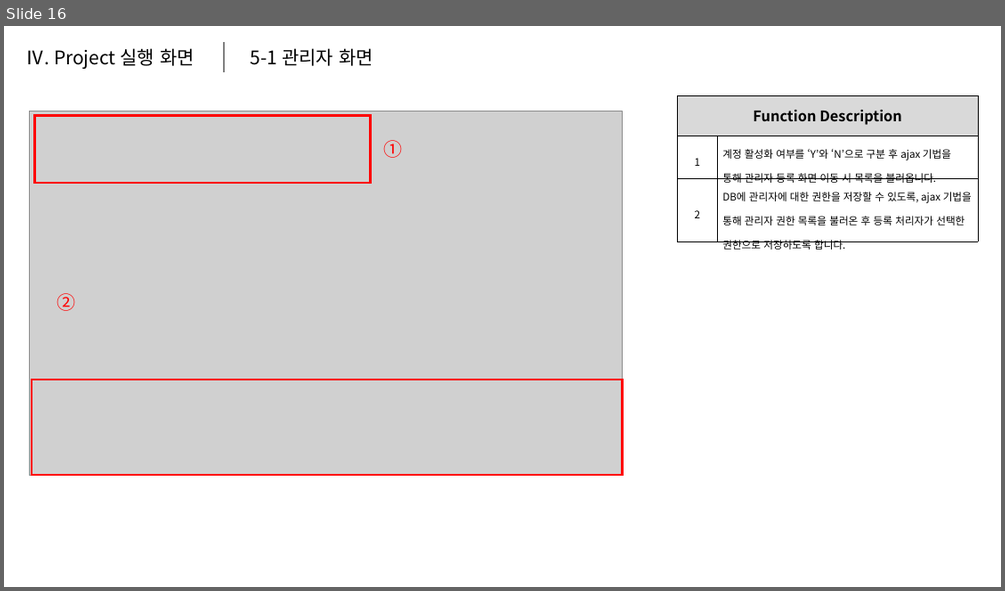
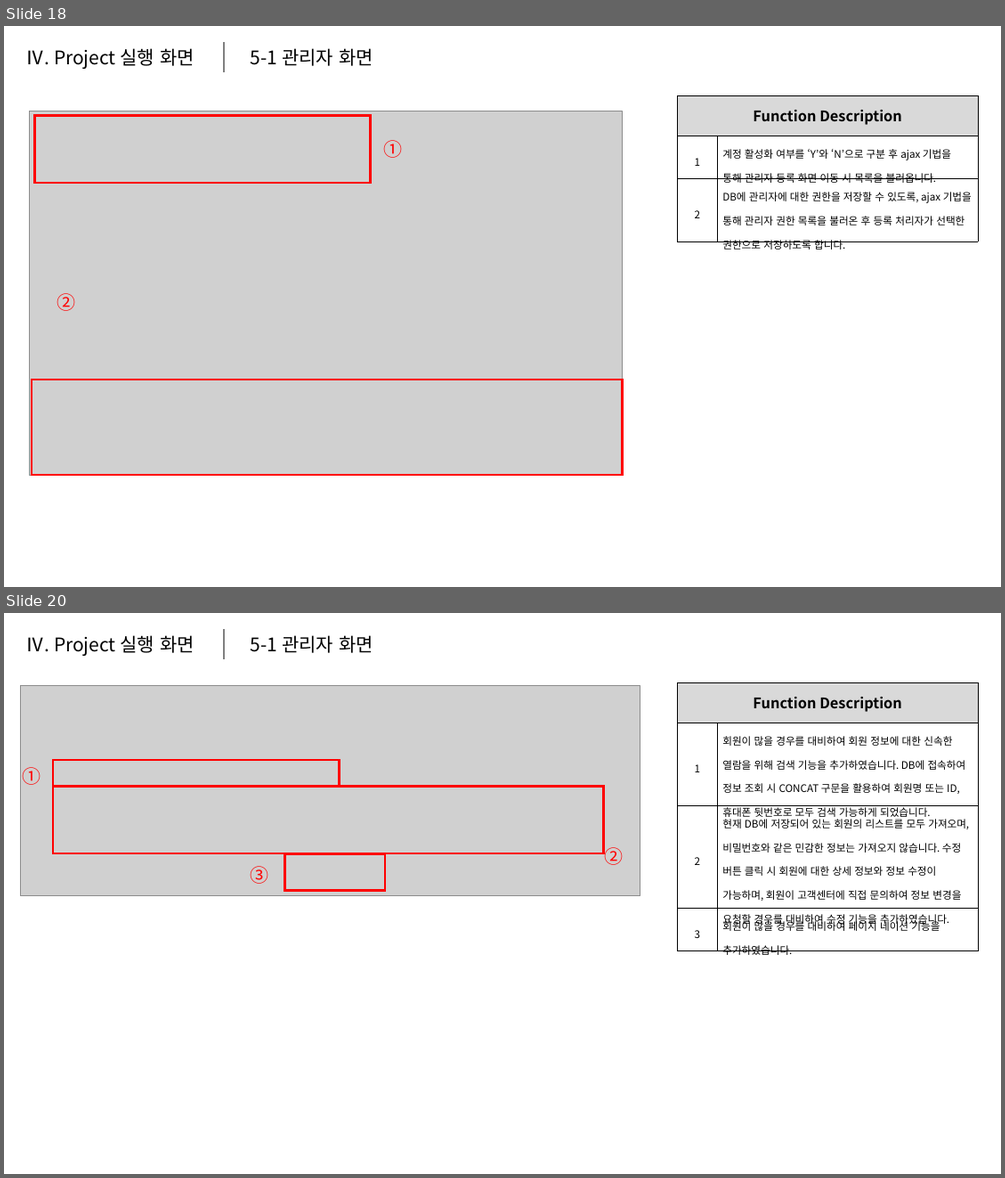
Before and after one commit to hakGuenLee/TeamProject, a slide deck: 문서모음/MiniMall Portfolio.pptx. Shown one above the other, each under a label of ours: slide 16 before the commit, slides 18 and 20 after it; the slides between them are not shown. The pictures are 1005x591 and 1005x1178 pixels, drawn with LibreOffice and Linux fonts; fonts in the diff are those of the drawing; grey boxes stand for pictures. Boxes give left, top, right and bottom in pixels: in the first picture for what was removed or moved away, otherwise in the second. Text is boxed around its words. In the diff, an @@ line names an element or a change of style, - is before the commit and + after.

Commit message:
포트폴리오 추가 수정

```diff
--- a/문서모음/MiniMall Portfolio.pptx
+++ b/문서모음/MiniMall Portfolio.pptx
@@ slide 20 added at [4,613,1001,1174], background #FFFFFF @@
@@ text added at [26,635,194,656], 18 pt, text #000000 @@
+Ⅳ. Project 실행 화면
@@ line added from (224, 629) to (224, 659), #808080 1.5 pt @@
@@ text added at [251,635,373,653], 18 pt, text #000000 @@
+5-1 관리자 화면
@@ picture added at [20,686,640,896] @@
@@ table added at [677,682,979,982], 4 rows, 2 columns @@
+Function Description | 
+1 | 회원이 많을 경우를 대비하여 회원 정보에 대한 신속한 열람을 위해 검색 기능을 추가하였습니다. DB에 접속하여 정보 조회 시 CONCAT 구문을 활용하여 회원명 또는 ID, 휴대폰 뒷번호로 모두 검색 가능하게 되었습니다.
+2 | 현재 DB에 저장되어 있는 회원의 리스트를 모두 가져오며, 비밀번호와 같은 민감한 정보는 가져오지 않습니다. 수정 버튼 클릭 시 회원에 대한 상세 정보와 정보 수정이 가능하며, 회원이 고객센터에 직접 문의하여 정보 변경을 요청할 경우를 대비하여 수정 기능을 추가하였습니다.
+3 | 회원이 많을 경우를 대비하여 페이지 네이션 기능을 추가하였습니다.
@@ text added at [23,767,41,785], 18 pt, text #FF0000 @@
+①
@@ rectangle added at [53,761,339,787], outline #FF0000 2.25 pt @@
@@ rectangle added at [53,786,603,853], outline #FF0000 2.25 pt @@
@@ text added at [604,844,623,865], 18 pt, text #FF0000 @@
+②
@@ text added at [251,866,269,884], 18 pt, text #FF0000 @@
+③
@@ rectangle added at [285,854,386,890], outline #FF0000 2.25 pt @@
@@ what was slide 16 is now slide 18 @@
```
Also in this commit, not shown: 1 slide changed, 8 other slides added, 1 other file.
